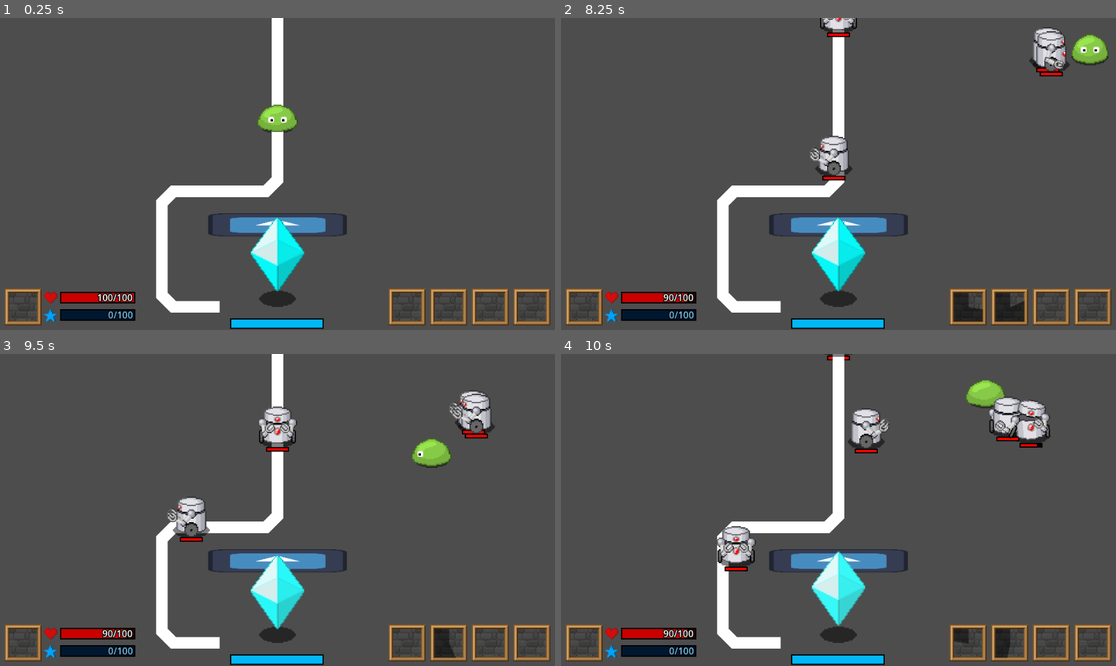
Above: before the commit, frames 1-4 (two rows, left to right).
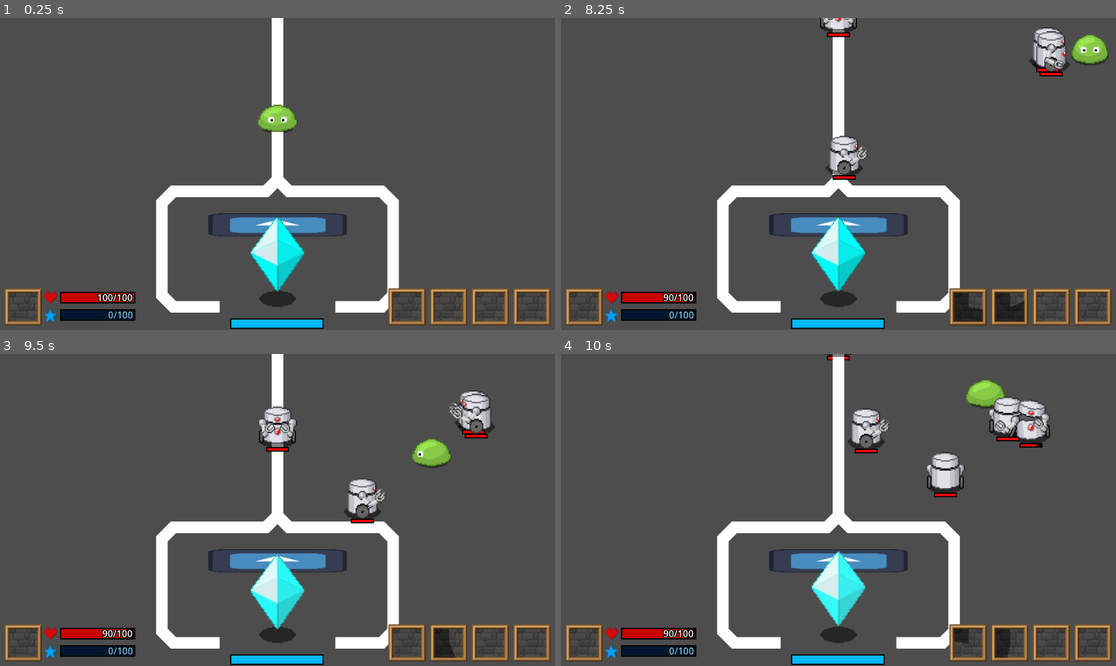
Above: after the commit, the same moments.

Repository: EthanLac13/monsters_vs_machines
Game: Godot game, scene res://scenes/MainScene.tscn
Two runs of this game, one before a commit and one after it. Both use one fixed random seed, a clock stepped at 60 frames per second and the inputs below. The engine's default icon, where the game draws it, is replaced by a stand-in: a white triangle on a blue panel in a dark square.
Inputs:
- Up to frame 1 (0.25 s): no input
- Up to frame 2 (8.25 s): hold Right (InputRight) 0.53-1.28 s; tap Q (UseMove1) every 1.5 s from 0.6 to 8.1 s; hold Down (InputDown) 1.28-2.03 s; tap W (UseMove2) every 1.5 s from 1.35 to 7.35 s; hold Right (InputRight) 2.03-2.78 s; hold Up (InputUp) 2.78-3.53 s; hold Left (InputLeft) 3.53-5.03 s; hold Down (InputDown) 5.03-5.78 s; hold Right (InputRight) 5.78-6.53 s; hold Up (InputUp) 6.53-7.28 s; hold Right (InputRight) 7.28-8.03 s; hold Down (InputDown) from 8.03 s (still down)
- Up to frame 3 (9.5 s): release Down (InputDown) at 8.78 s; hold Left (InputLeft) from 8.78 s (still down); tap W (UseMove2) at 8.85 s
- Up to frame 4 (10 s): release Left (InputLeft) at 9.53 s; hold Up (InputUp) from 9.53 s (still down); tap Q (UseMove1) at 9.6 s

The runs differ from the first frame. In frame 1, 1.8% of the frame differs, in the area x 49-72%, y 51-95%; in frame 2, 2.8%; in frame 3, 3.2%; in frame 4, 3.4%, in the area x 28-73%, y 31-95%.

Commit message:
Fixed track issues

Diff:
--- a/data/levels/world_0/map_0/stage_0.json
+++ b/data/levels/world_0/map_0/stage_0.json
@@ -6,7 +6,7 @@
 					"id": 0,
 					"amount": 10,
 					"spawn_area": 0,
-					"tracks": 0,
+					"tracks": [0, 1],
 
 					"start_secs": 1.0,
 					"respawn_secs": 2.0
--- a/scenes/MainScene.tscn
+++ b/scenes/MainScene.tscn
@@ -24,8 +24,8 @@
 [node name="CharacterSpawner" parent="." unique_id=552045547 instance=ExtResource("3_ygjfp")]
 
 [node name="WaveSpawner" parent="." unique_id=1826685528 node_paths=PackedStringArray("spawn_zone_nodes", "enemy_tracks") instance=ExtResource("4_1wiy7")]
-spawn_zone_nodes = [NodePath("../EnemySpawn0")]
-enemy_tracks = [NodePath("../EnemyTrack0")]
+spawn_zone_nodes = [NodePath("../EnemySpawnsAndTracks/EnemySpawns/EnemySpawn0")]
+enemy_tracks = [NodePath("../EnemySpawnsAndTracks/EnemyTracks/EnemyTrack0"), NodePath("../EnemySpawnsAndTracks/EnemyTracks/EnemyTrack1")]
 
 [node name="Camera2D" type="Camera2D" parent="." unique_id=1212635600]
 position = Vector2(240, 135)
@@ -48,9 +48,19 @@
 scale = Vector2(0.5, 0.5)
 transform = Transform2D(0.5, 0, 0, 0.5, 0, 0)
 
-[node name="EnemySpawn0" type="Node2D" parent="." unique_id=336840909]
+[node name="EnemySpawnsAndTracks" type="Node2D" parent="." unique_id=465801565]
+
+[node name="EnemySpawns" type="Node2D" parent="EnemySpawnsAndTracks" unique_id=1589526173]
+
+[node name="EnemySpawn0" type="Node2D" parent="EnemySpawnsAndTracks/EnemySpawns" unique_id=336840909]
 position = Vector2(240, -64)
 
-[node name="EnemyTrack0" type="Line2D" parent="." unique_id=1764629572]
+[node name="EnemyTracks" type="Node2D" parent="EnemySpawnsAndTracks" unique_id=20527136]
+
+[node name="EnemyTrack0" type="Line2D" parent="EnemySpawnsAndTracks/EnemyTracks" unique_id=1764629572]
 position = Vector2(240, 0)
 points = PackedVector2Array(0, 0, 0, 50, 0, 100, 0, 140, -10, 150, -50, 150, -90, 150, -100, 160, -100, 200, -100, 240, -90, 250, -50, 250)
+
+[node name="EnemyTrack1" type="Line2D" parent="EnemySpawnsAndTracks/EnemyTracks" unique_id=1250210111]
+position = Vector2(240, 0)
+points = PackedVector2Array(0, 0, 0, 50, 0, 100, 0, 140, 10, 150, 50, 150, 90, 150, 100, 160, 100, 200, 100, 240, 90, 250, 50, 250)
--- a/scenes/battle/wave_spawner.gd
+++ b/scenes/battle/wave_spawner.gd
@@ -41,7 +41,7 @@
 		# Set the enemy's spawn zones
 		var spawn_zone_array: Array[Node2D] = []
 		if typeof(spawn.spawn_area) == 19 || typeof(spawn.spawn_area) == 28: # array
-			for i in range(0, spawn.spawn_area.size() - 1):
+			for i in range(0, spawn.spawn_area.size()):
 				spawn_zone_array.append(spawn_zone_nodes[spawn.spawn_area[i]])
 		else:
 			spawn_zone_array.append(spawn_zone_nodes[spawn.spawn_area])
@@ -50,7 +50,7 @@
 		# Set the enemy's tracks
 		var track_array: Array[Line2D] = []
 		if typeof(spawn.tracks) == 19 || typeof(spawn.tracks) == 28: # array
-			for i in range(0, spawn.tracks.size() - 1):
+			for i in range(0, spawn.tracks.size()):
 				track_array.append(enemy_tracks[spawn.tracks[i]])
 		else:
 			track_array.append(enemy_tracks[spawn.tracks])
